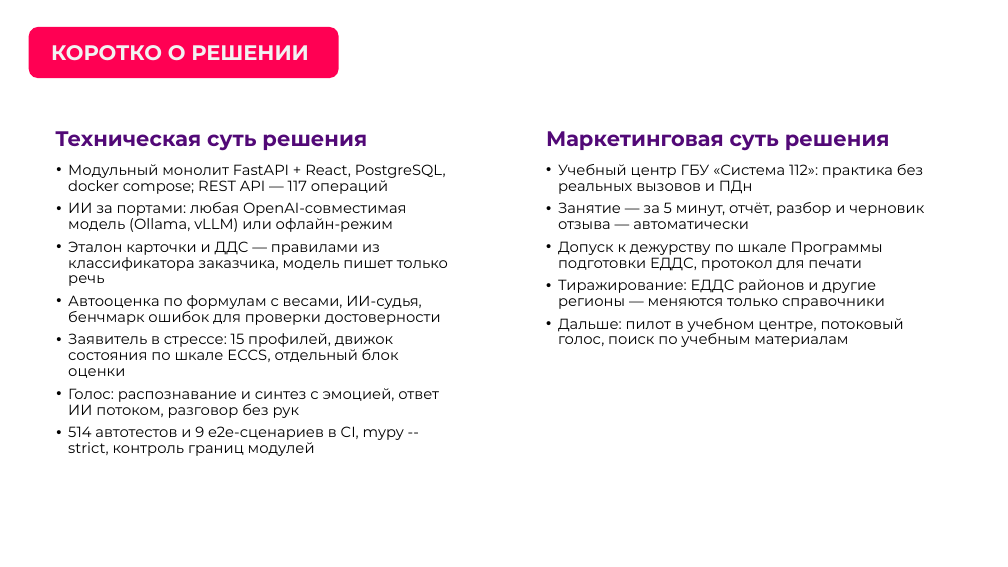
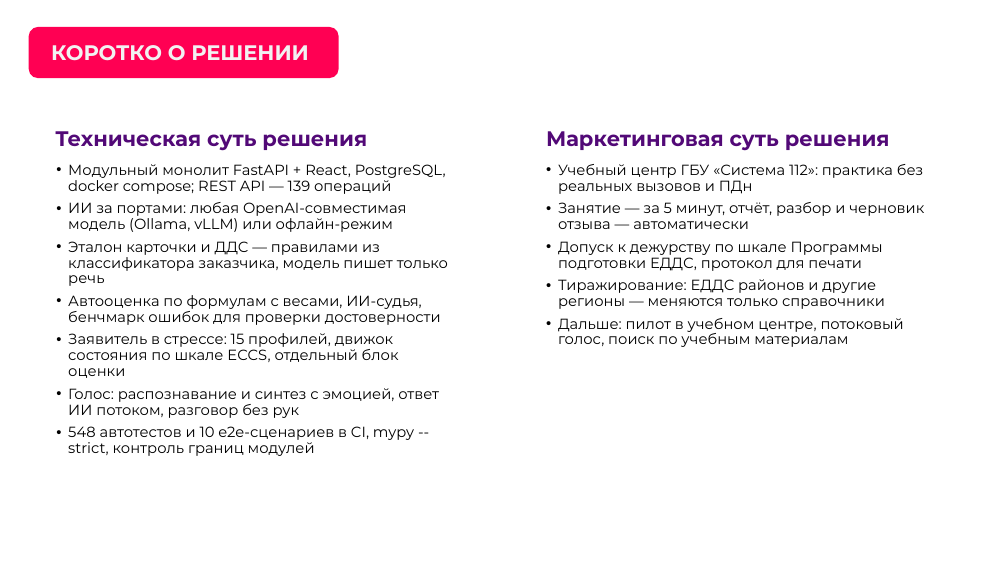
Before and after one commit to Fosh1er/MCHS_hack_AIskra, a slide deck: slide 25 of docs/presentation/АИскра_презентация_ЛЦТ2026.pptx. Drawn at 1008x567 pixels with LibreOffice and Linux fonts; fonts in the diff are those of the drawing; background and template pictures are left out. Boxes give left, top, right and bottom in pixels: in the first picture for what was removed or moved away, otherwise in the second. Text is boxed around its words. In the diff, an @@ line names an element or a change of style, - is before the commit and + after.

```diff
--- a/docs/presentation/АИскра_презентация_ЛЦТ2026.pptx
+++ b/docs/presentation/АИскра_презентация_ЛЦТ2026.pptx
@@ text at bbox=[68, 164, 446, 194]: text changed @@
-• Модульный монолит FastAPI + React, PostgreSQL, docker compose; REST API — 117 операций
+• Модульный монолит FastAPI + React, PostgreSQL, docker compose; REST API — 139 операций
@@ text at bbox=[68, 426, 414, 456]: text changed @@
-• 514 автотестов и 9 e2e-сценариев в CI, mypy --strict, контроль границ модулей
+• 548 автотестов и 10 e2e-сценариев в CI, mypy --strict, контроль границ модулей
```
Also in this commit, not shown: 2 other slides changed, 10 other files.
